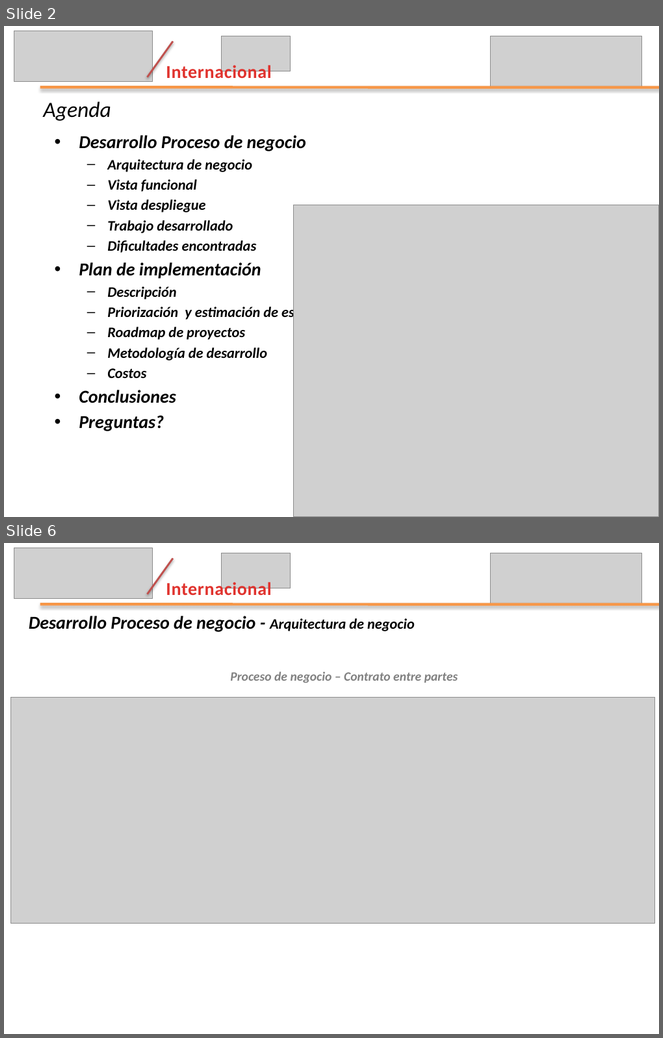
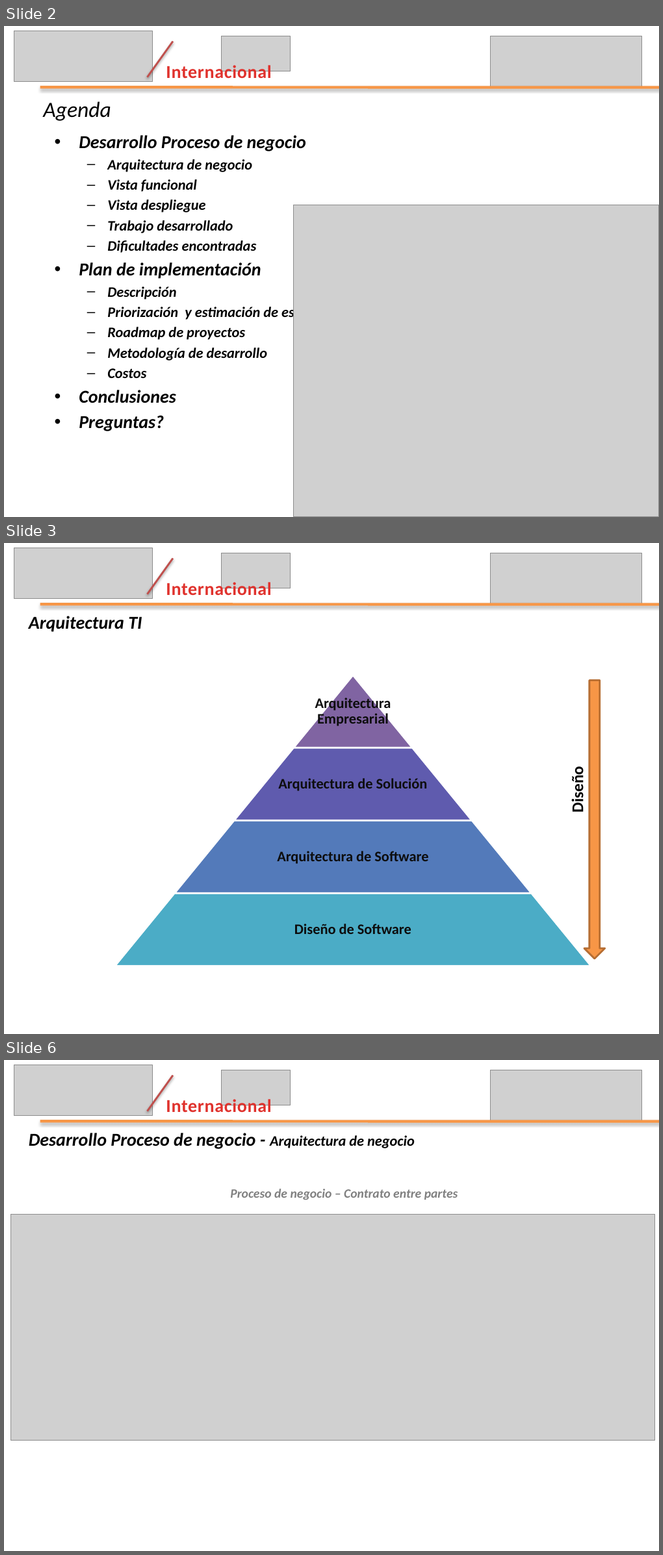
Before and after one commit to leseroth/ingenium-managment, a slide deck: CSOF5200 Proyecto 2/0727PresentacionIngenium.pptx. Shown one above the other, each under a label of ours: slides 2 and 6 before the commit, slides 2, 3 and 6 after it; the slides between them are not shown. The pictures are 663x1038 and 663x1555 pixels, drawn with LibreOffice and Linux fonts; fonts in the diff are those of the drawing; grey boxes stand for pictures. Boxes give left, top, right and bottom in pixels: in the first picture for what was removed or moved away, otherwise in the second. Text is boxed around its words. In the diff, an @@ line names an element or a change of style, - is before the commit and + after.

```diff
--- a/CSOF5200 Proyecto 2/0727PresentacionIngenium.pptx
+++ b/CSOF5200 Proyecto 2/0727PresentacionIngenium.pptx
@@ slide 3 added at bbox=[4, 543, 659, 1034], background #FFFFFF @@
@@ picture added at bbox=[14, 548, 153, 599] @@
@@ line added from (148, 594) to (173, 558), #C0504D 2 pt @@
@@ picture added at bbox=[222, 553, 291, 589] @@
@@ picture added at bbox=[490, 553, 642, 605] @@
@@ text added at bbox=[166, 580, 271, 595], 20 pt, text gradient #E0322D to #A2201C, bold @@
+Internacional
@@ text added at bbox=[29, 616, 142, 632], 20 pt, text #000000, bold, italic @@
+  Arquitectura TI
@@ line added from (40, 605) to (659, 605), #F79646 3 pt @@
@@ down arrow added at bbox=[584, 681, 605, 959], fill #F79646, outline #B76F34 2 pt @@
@@ text added at bbox=[568, 771, 588, 812], 18 pt, text #000000, bold @@
+Diseño
@@ group added at bbox=[114, 676, 591, 966]: 4 trapezoids, 4 texts @@
+Arquitectura Empresarial
+Arquitectura de Solución
+Arquitectura de Software
+Diseño de Software
```
Also in this commit, not shown: 5 slides changed, 7 other slides added, 1 slide removed.
